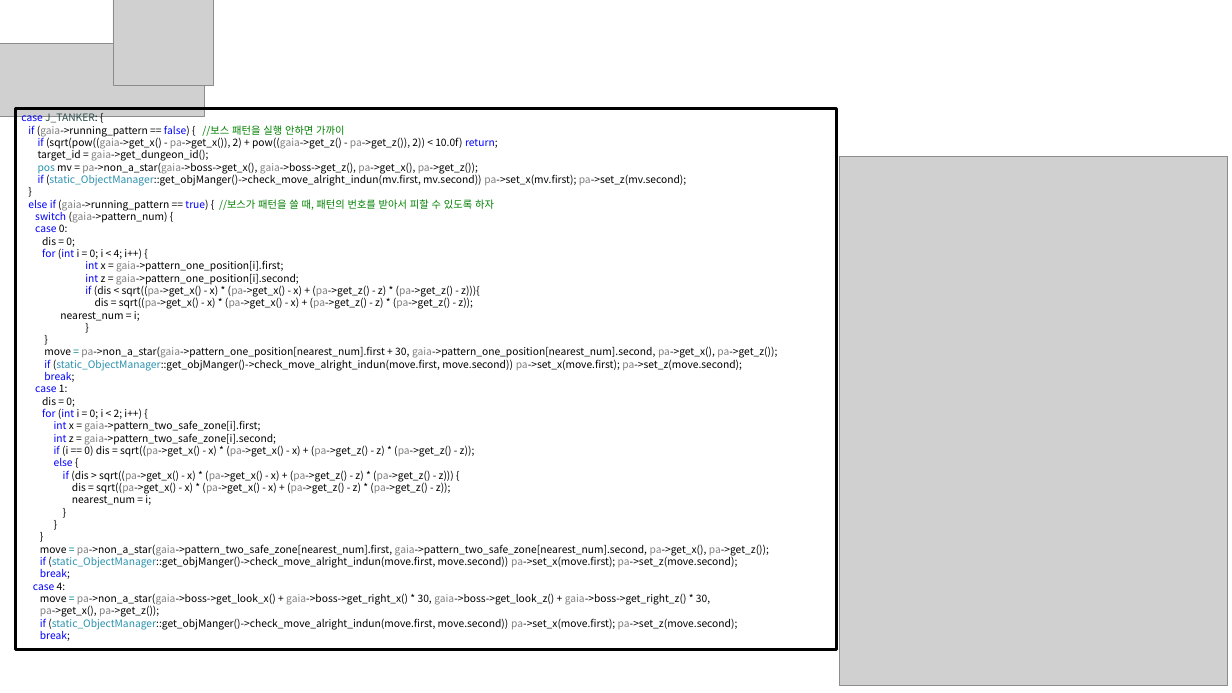
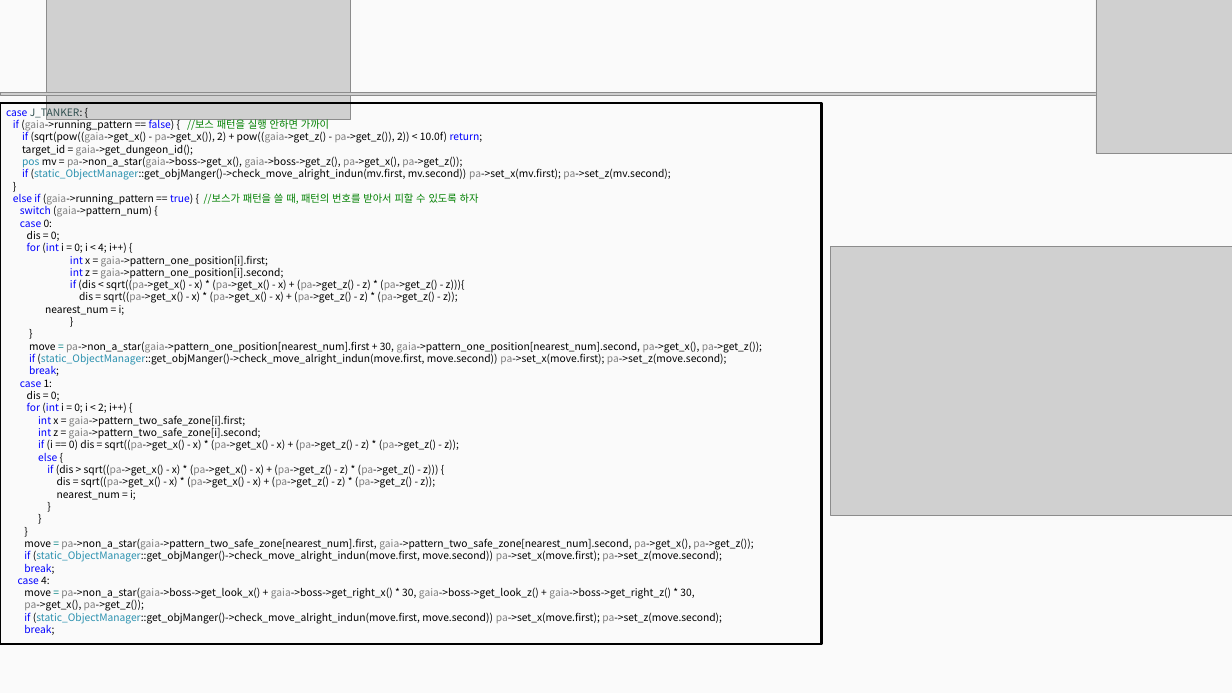
Before and after one commit to hjs0913/SSU, a slide deck: slide 7 of 포트폴리오/2017184030_정의범_포트폴리오.pptx (slide 8 before the commit). Drawn at 1232x693 pixels with LibreOffice and Linux fonts; fonts in the diff are those of the drawing; grey boxes stand for pictures; background and template pictures are left out. Boxes give left, top, right and bottom in pixels: in the first picture for what was removed or moved away, otherwise in the second. Text is boxed around its words. In the diff, an @@ line names an element or a change of style, - is before the commit and + after.

```diff
--- a/포트폴리오/2017184030_정의범_포트폴리오.pptx
+++ b/포트폴리오/2017184030_정의범_포트폴리오.pptx
@@ background picture (left out) to #FAFAFA @@
@@ picture added at [46, 0, 351, 120] @@
@@ picture removed at [113, 0, 213, 86] @@
@@ picture added at [1096, 0, 1232, 153] @@
@@ picture removed at [0, 43, 205, 116] @@
@@ rectangle "case J_TANKER: {": place and size @@
-rectangle "case J_TANKER: {" at [15, 108, 837, 649]
+rectangle "case J_TANKER: {" at [0, 103, 821, 644]
@@ picture added at [0, 92, 1178, 95] @@
@@ picture: place and size @@
-picture at [840, 156, 1227, 685]
+picture at [831, 246, 1232, 516]
```
Also in this commit, not shown: 8 other slides changed, 7 slides added, 11 slides removed.
